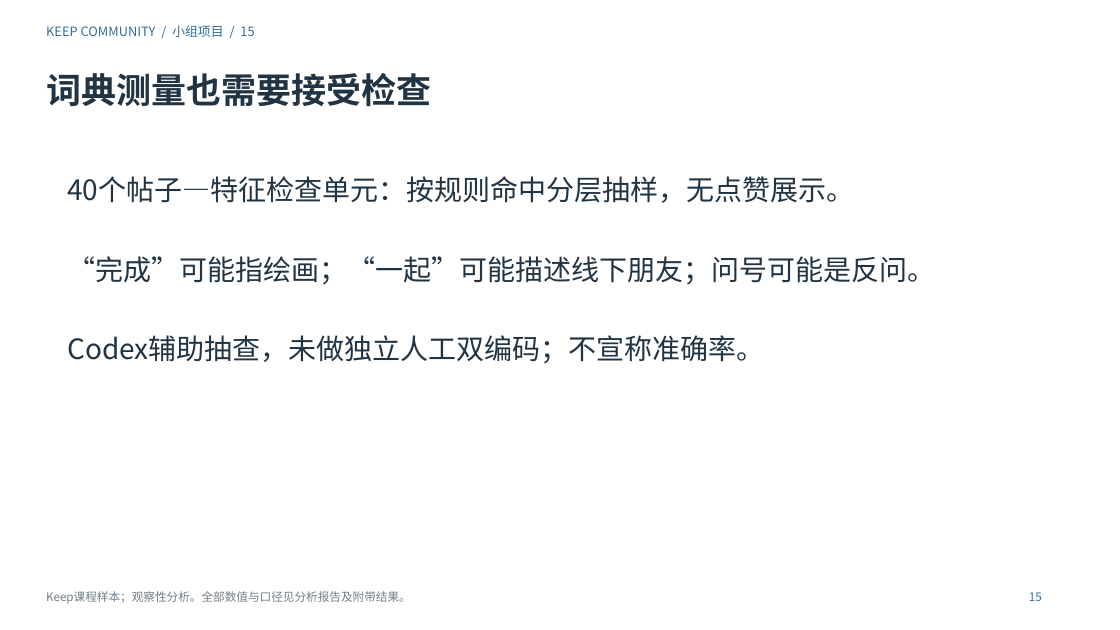
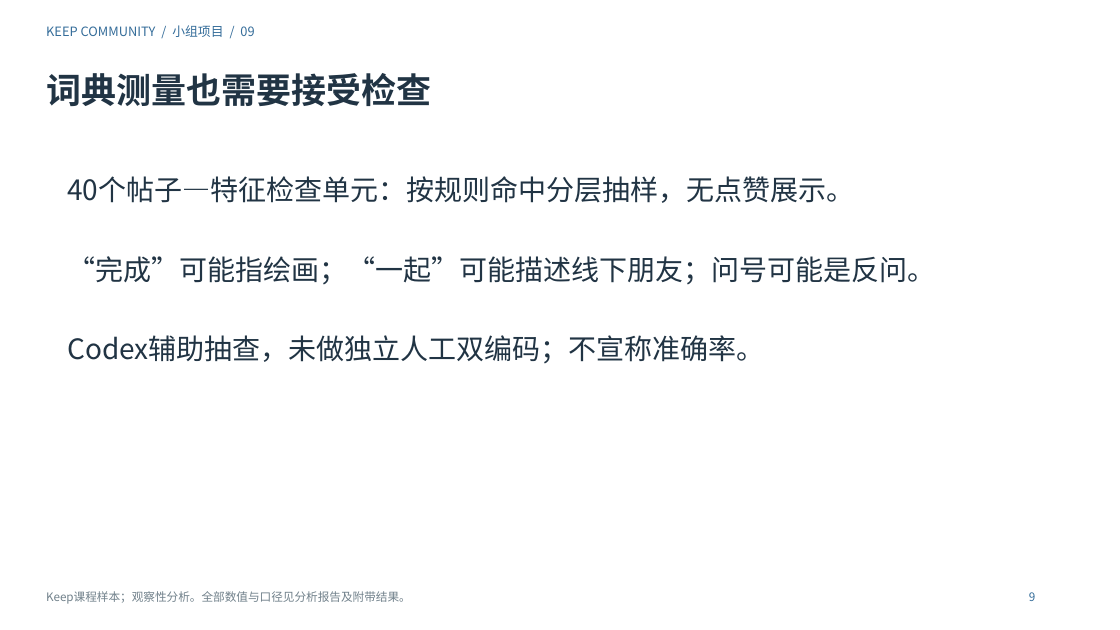
Before and after one commit to Charlie-ChenLin/keep-community-analysis, a slide deck: slide 9 of 演示文稿.pptx (slide 15 before the commit). Drawn at 1120x630 pixels with LibreOffice and Linux fonts; fonts in the diff are those of the drawing. Boxes give left, top, right and bottom in pixels: in the first picture for what was removed or moved away, otherwise in the second. Text is boxed around its words. In the diff, an @@ line names an element or a change of style, - is before the commit and + after.

```diff
--- a/演示文稿.pptx
+++ b/演示文稿.pptx
@@ text at (46, 25, 254, 37): text changed @@
-KEEP COMMUNITY / 小组项目 / 15
+KEEP COMMUNITY / 小组项目 / 09
@@ text at (1029, 592, 1035, 601): text changed @@
-15
+9
```
Also in this commit, not shown: 15 other slides changed, 3 slides added, 56 other files.
